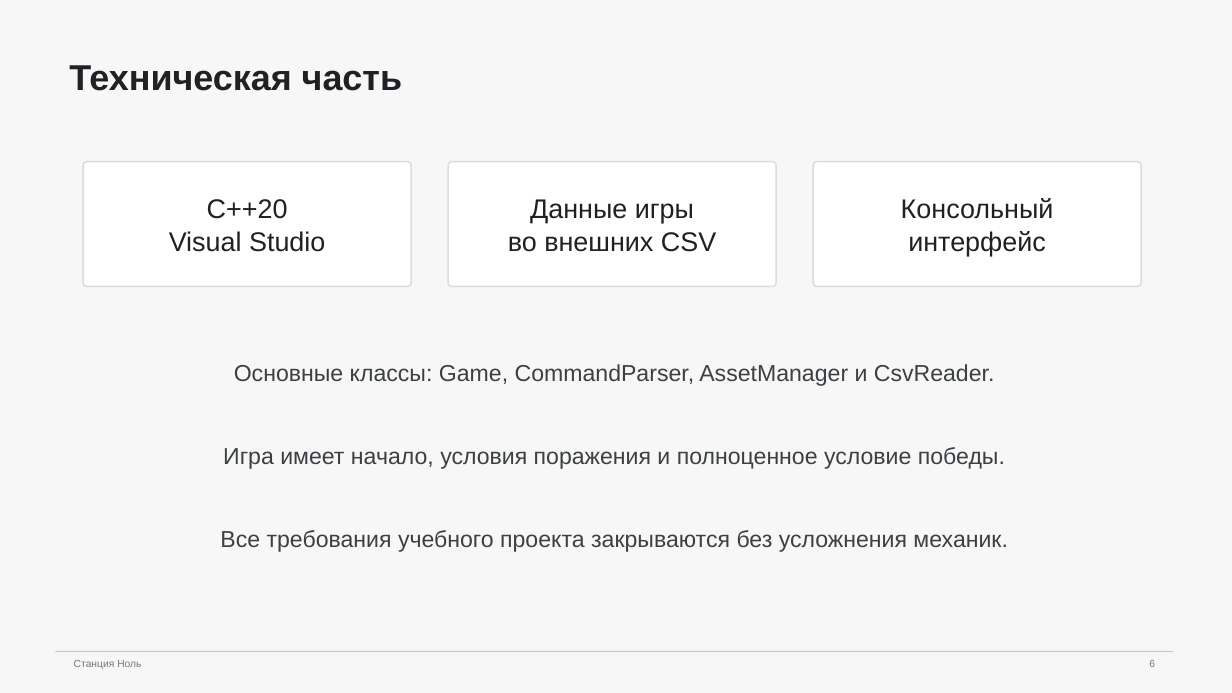
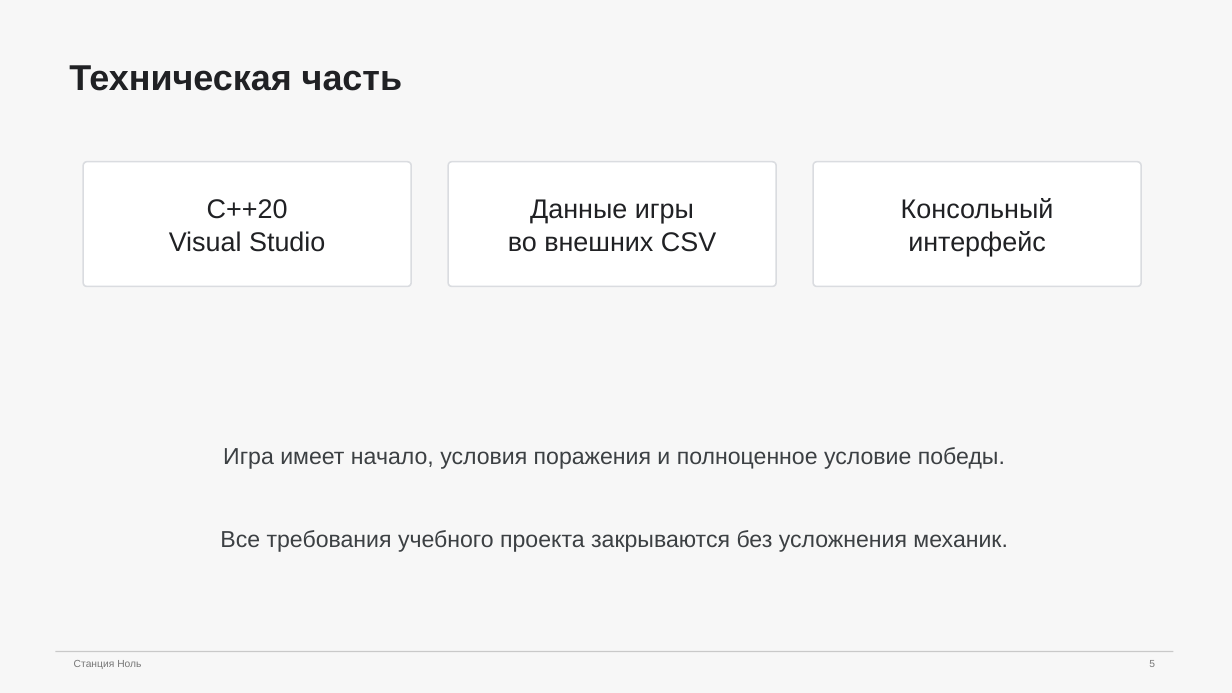
Before and after one commit to AdillaTheDragon/station_zero, a slide deck: slide 5 of docs/milestone_1/StationZero_Pitch.pptx (slide 6 before the commit). Drawn at 1232x693 pixels with LibreOffice and Linux fonts; fonts in the diff are those of the drawing. Boxes give left, top, right and bottom in pixels: in the first picture for what was removed or moved away, otherwise in the second. Text is boxed around its words. In the diff, an @@ line names an element or a change of style, - is before the commit and + after.

```diff
--- a/docs/milestone_1/StationZero_Pitch.pptx
+++ b/docs/milestone_1/StationZero_Pitch.pptx
@@ text removed at bbox=[234, 364, 995, 386] @@
-Основные классы: Game, CommandParser, AssetManager и CsvReader.
```
Also in this commit, not shown: 1 other slide changed, 1 slide removed, 3 other files.
